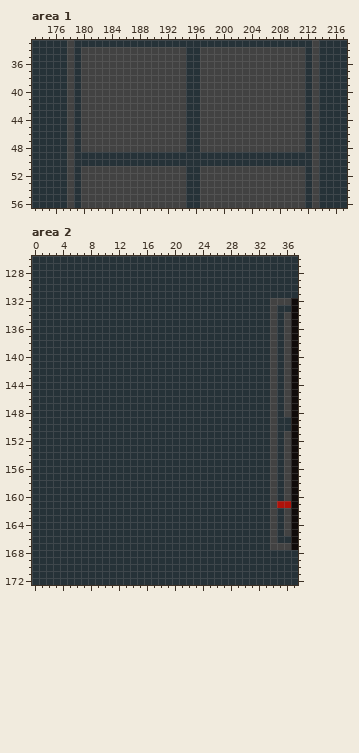
Pixel-art file, stored at works/object/object_0001.aseprite. This is how it looked before the edit.
248x200 pixels, 1 frame. Colours within 5 levels of each other are drawn and written as one. Shown: area 1: x 173..217, y 33..56; area 2: x 0..37, y 126..172.
The result:
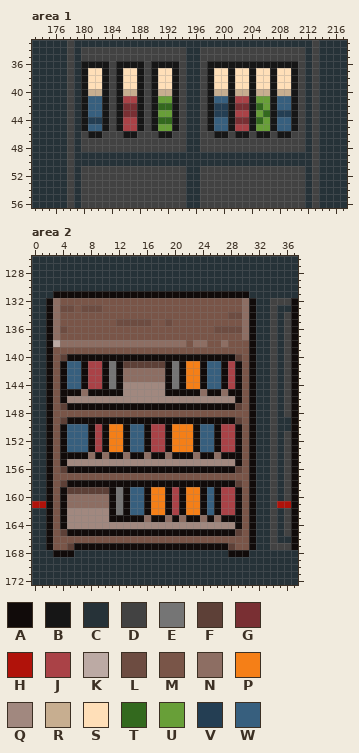
Palette (. is transparent): A #110b0a  B #161616  C #263238  D #424242  E #757575  F #5d4037  G #792f33  H #b0120a  J #aa4247  K #bcaaa4  L #6d4c41  M #795548  N #8d6e63  P #f57f17  Q #a1887f  R #c7ae90  S #ffdfb8  T #33691e  U #689f38  V #243e53  W #375f7e
Change:
Changed rows in their new state; - is an unchanged pixel.
Area 1, layer "body":
first column x 180:
36 BBBB-BBBB-BBBB----BBBBBBBBBBBBB
37 BSSB-BSSB-BSSB----BSSBSSBSSBSSB
38 BSSB-BSSB-BSSB----BSSBSSBSSBSSB
39 BSSB-BSSB-BSSB----BSSBSSBSSBSSB
40 BRRB-BRRB-BRRB----BRRBRRBRRBRRB
41 BWWB-BJJB-BUUB----BWWBJJBUUBWWB
42 BWWB-BGGB-BTTB----BVVBGGBTUBWWB
43 BWWB-BGGB-BUUB----BVVBJJBUTBVVB
44 BVVB-BJJB-BTTB----BWWBGGBTUBWWB
45 BWWB-BJJB-BUUB----BWWBJJBUUBWWB
46 -BB---BB---BB------BB-BB-BB-BB-
Area 2, layer "body":
first column x 0:
131 ---AAAAAAAAAAAAAAAAAAAAAAAAAAAA-
132 --ANMMMMMMMMMMMMMMMMMMMMMMMMMMNA
133 --ANLLMLLLMMMMMMMMMMMMMMMMMMMMNA
134 --ANMMMMMMMMMMMMMMMMMMMMMMMMLLNA
135 --ANMMMMMMMMLLLLLMMLMMMMMMMMMMNA
136 --ANLMMMMMMMMMMMMMMMMMMMMMLLLLNA
137 --ANMMMMMMMMMMMMMMMMMMMMMMMMMMNA
138 --AKNNNNNNNNNNNNNNNNNNMNNMMNMMMA
139 --AMMMMMMMMMMMMMMMMMMMMMMMMMMMMA
140 --AMFAAAAAAAAAAAAAAAAAAAAAAAAFMA
141 --AMAWWAJJAEAFFFFFFAEAPPAWWAJAMA
142 --AMAWWAJJAEANNNNNNAEAPPAWWAJAMA
143 --AMAWWAJJAEANNNNNNAEAPPAWWAJAMA
144 --AMAWWAJJAEAQQQQQQAEAPPAWWAJAMA
145 --AMAAANAAAAAQQQQQQAAAAANAANAAMA
146 --AMAQQQQQQQQQQQQQQQQQQQQQQQQAMA
147 --AMFAAAAAAAAAAAAAAAAAAAAAAAAFMA
148 --AMMMMMMMMMMMMMMMMMMMMMMMMMMMMA
149 --AMFAAAAAAAAAAAAAAAAAAAAAAAAFMA
150 --AMAWWWAJAPPAWWAJJAPPPAWWAJJAMA
151 --AMAWWWAJAPPAWWAJJAPPPAWWAJJAMA
152 --AMAWWWAJAPPAWWAJJAPPPAWWAJJAMA
153 --AMAWWWAJAPPAWWAJJAPPPAWWAJJAMA
154 --AMAAAANANAANAANAANAAANAANAAAMA
155 --AMAQQQQQQQQQQQQQQQQQQQQQQQQAMA
156 --AMFAAAAAAAAAAAAAAAAAAAAAAAAFMA
157 --AMMMMMMMMMMMMMMMMMMMMMMMMMMMMA
158 --AMFAAAAAAAAAAAAAAAAAAAAAAAAFMA
159 --AMAFFFFFFAEAWWAPPAJAPPAWAJJAMA
160 --AMANNNNNNAEAWWAPPAJAPPAWAJJAMA
161 HHAMANNNNNNAEAWWAPPAJAPPAWAJJAMA
162 --AMAQQQQQQAEAWWAPPAJAPPAWAJJAMA
163 --AMAQQQQQQAAAAANAANANAANANAAAMA
164 --AMAQQQQQQQQQQQQQQQQQQQQQQQQAMA
165 --AMFAAAAAAAAAAAAAAAAAAAAAAAAFMA
166 --AMMMMMMMMMMMMMMMMMMMMMMMMMMMMA
167 --AMMFAAAAAAAAAAAAAAAAAAAAAAFMMA
168 ---AAA----------------------AAA-
Where, in picture pixels (left, top, right, bottom), the same in both pictures:
changed: (81, 61, 179, 138)
changed: (207, 61, 298, 138)
changed: (32, 291, 256, 557)
